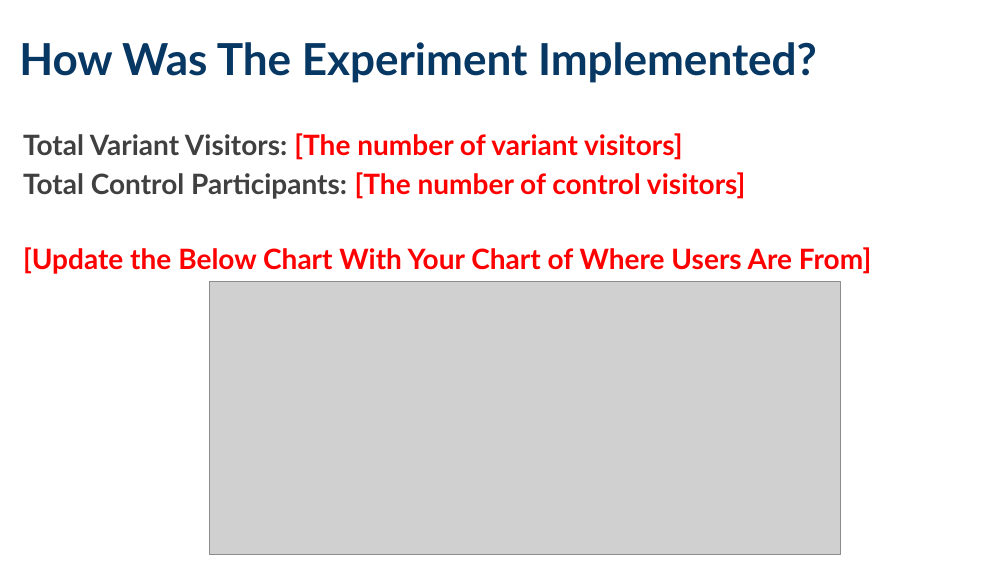
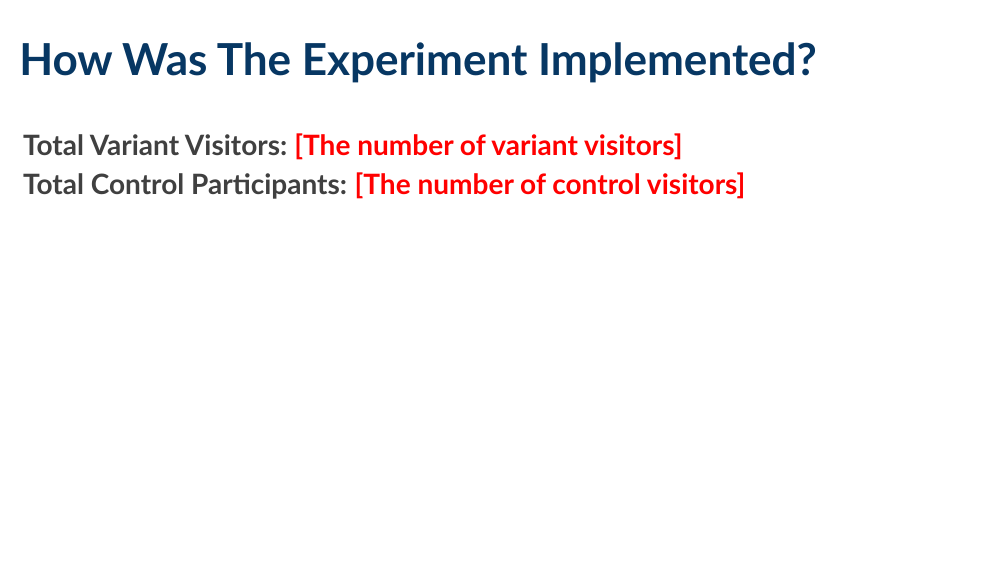
Before and after one commit to AmmarYasserAI-2/Analyze_AB_test_results, a slide deck: slide 2 of analyze-a_b-test-results.pptx. Drawn at 1008x567 pixels with LibreOffice and Linux fonts; fonts in the diff are those of the drawing; grey boxes stand for pictures. Boxes give left, top, right and bottom in pixels: in the first picture for what was removed or moved away, otherwise in the second. Text is boxed around its words. In the diff, an @@ line names an element or a change of style, - is before the commit and + after.

```diff
--- a/analyze-a_b-test-results.pptx
+++ b/analyze-a_b-test-results.pptx
@@ text at bbox=[23, 247, 871, 274]: paragraph removed @@
-[Update the Below Chart With Your Chart of Where Users Are From]
@@ picture removed at bbox=[210, 282, 841, 554] @@
```
Also in this commit, not shown: 1 other slide changed, 1 other file.
